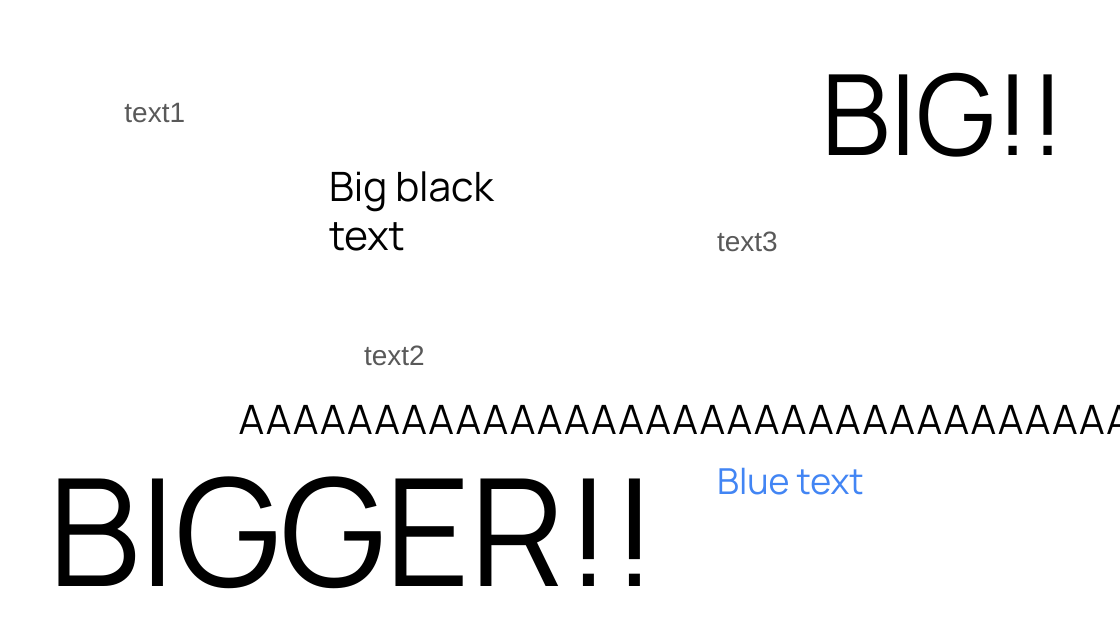
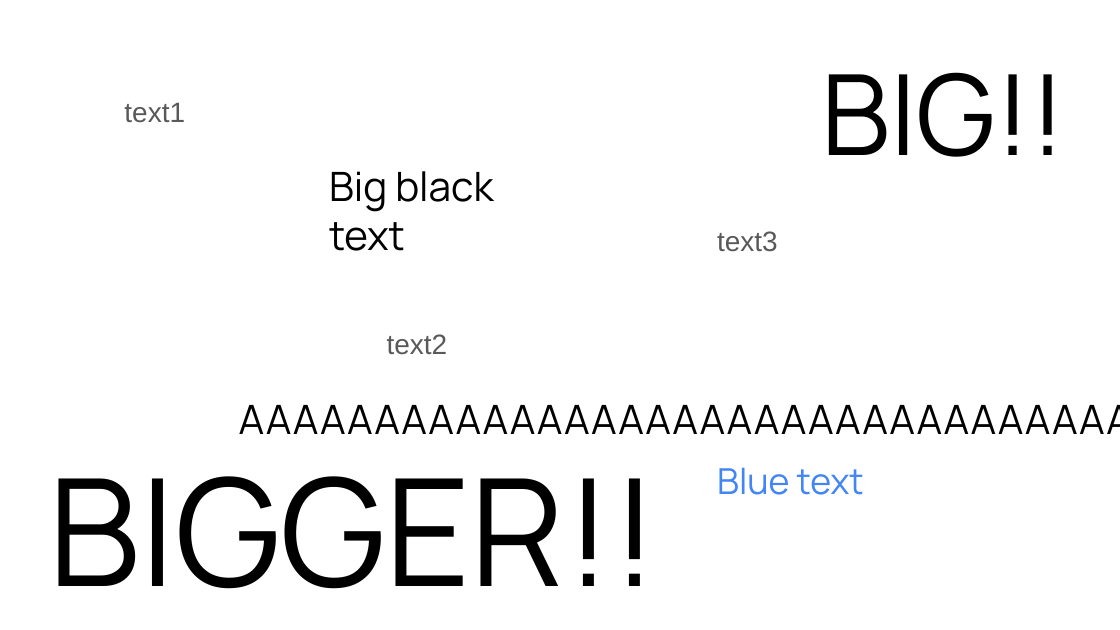
Before and after one commit to Trioplane/reef, a slide deck: slide 1 of other_packs/reef_summit/src/data/reef_summit/reef/special/reef_google_slides_testing.odp. Drawn at 1120x630 pixels with LibreOffice and Linux fonts; fonts in the diff are those of the drawing. Boxes give left, top, right and bottom in pixels: in the first picture for what was removed or moved away, otherwise in the second. Text is boxed around its words. In the diff, an @@ line names an element or a change of style, - is before the commit and + after.

```diff
--- a/other_packs/reef_summit/src/data/reef_summit/reef/special/reef_google_slides_testing.odp
+++ b/other_packs/reef_summit/src/data/reef_summit/reef/special/reef_google_slides_testing.odp
@@ text "text2": place and size @@
-text "text2" at box(364, 345, 425, 366)
+text "text2" at box(387, 334, 448, 355)
```
Also in this commit, not shown: 7 other files.
